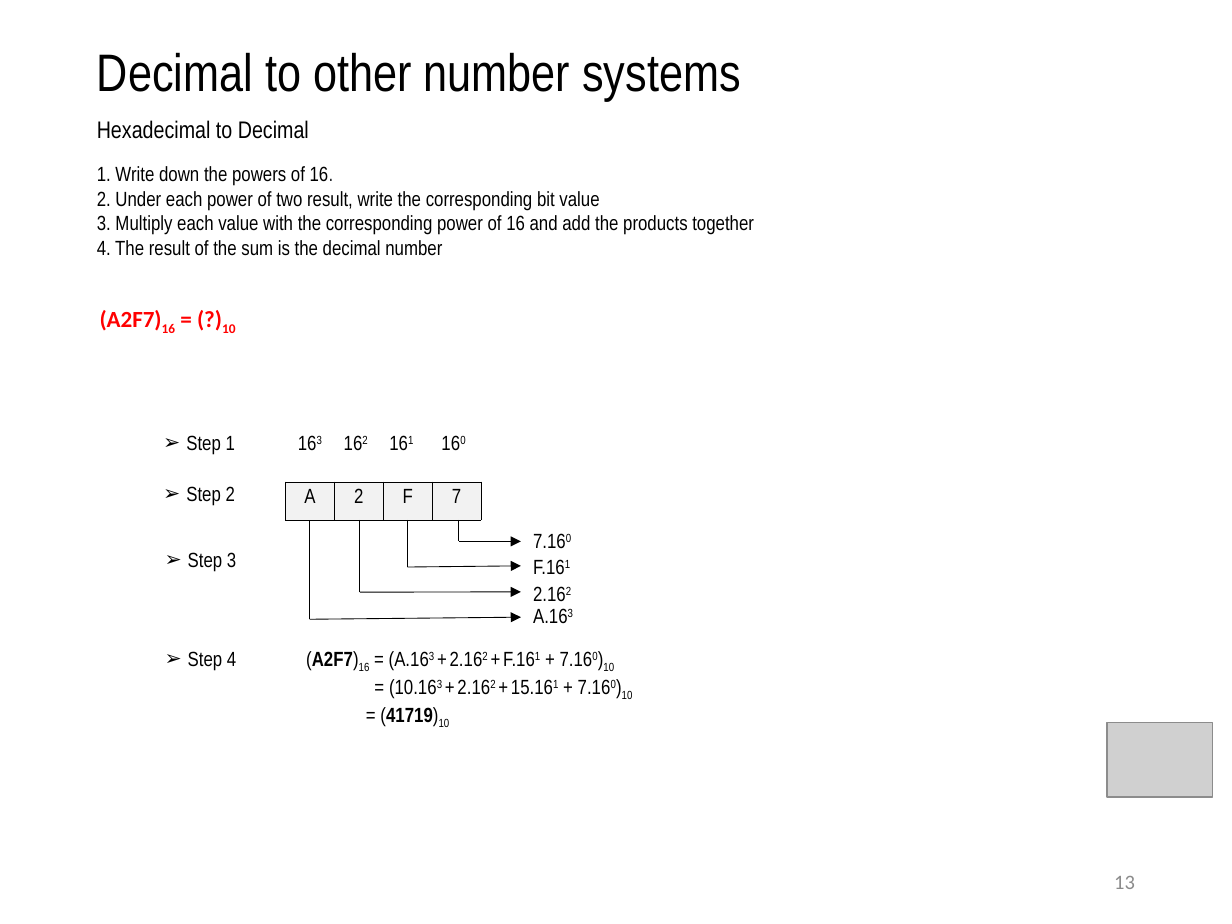
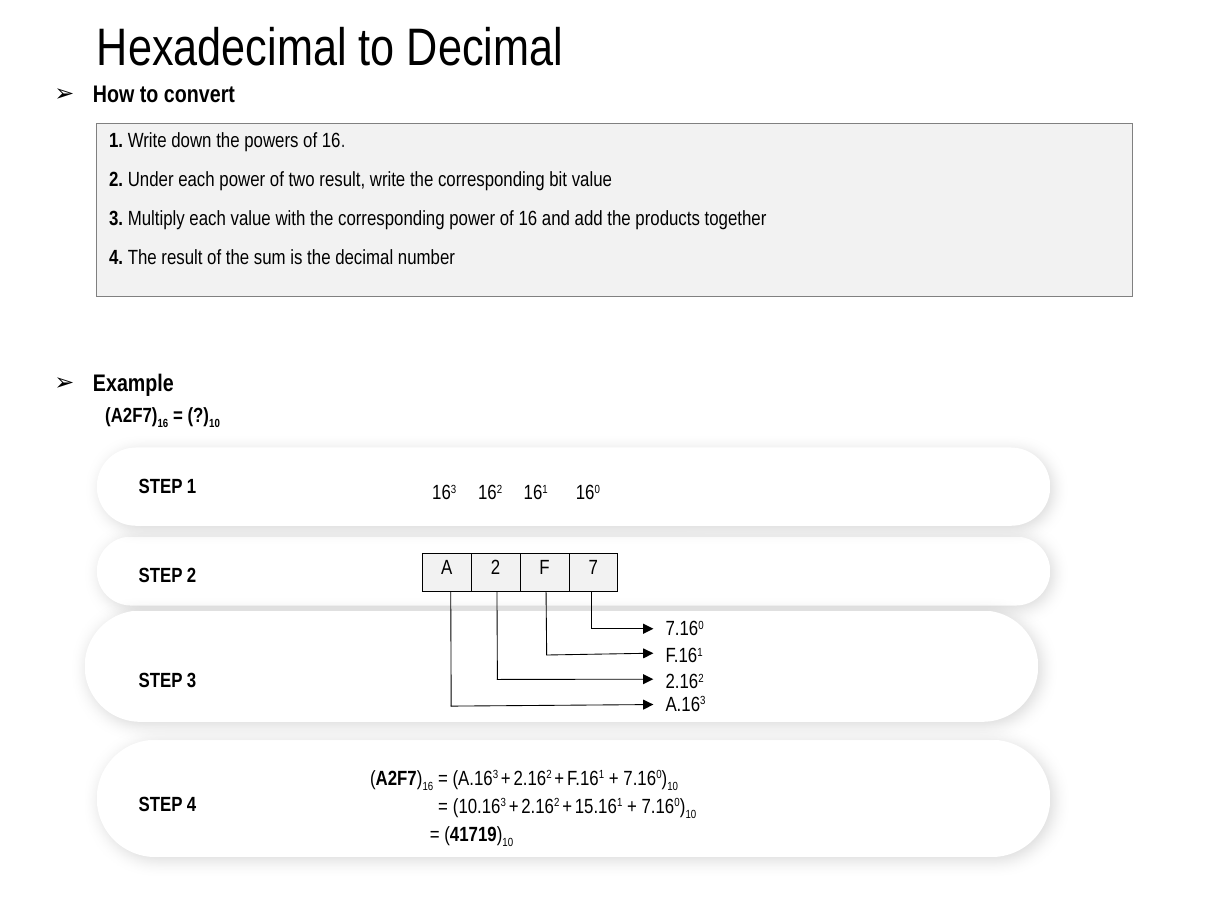
Before and after one commit to daoxuantruong/Demo, a slide deck: slide 13 of Numberic.pptx. Drawn at 1232x924 pixels with LibreOffice and Linux fonts; fonts in the diff are those of the drawing; grey boxes stand for pictures. Boxes give left, top, right and bottom in pixels: in the first picture for what was removed or moved away, otherwise in the second. Text is boxed around its words. In the diff, an @@ line names an element or a change of style, - is before the commit and + after.

```diff
--- a/Numberic.pptx
+++ b/Numberic.pptx
@@ text "Hexadecimal to Decimal": place and size @@
-text "Hexadecimal to Decimal" at bbox=[97, 120, 309, 139]
+text "Hexadecimal to Decimal" at bbox=[97, 26, 563, 66]
@@ text "Hexadecimal to Decimal" at bbox=[97, 26, 563, 66]: size 14 to 30.8 pt; line spacing 1 to 0.7; vertical alignment top to middle @@
@@ text removed at bbox=[97, 52, 741, 101] @@
-Decimal to other number systems
@@ text added at bbox=[93, 85, 235, 103], 14 pt, text #000000, bold @@
+➢ How to convert
@@ subtitle "Write down the powers of ...": place and size @@
-subtitle "Write down the powers of ..." at bbox=[115, 166, 754, 256]
+subtitle "Write down the powers of ..." at bbox=[97, 123, 1133, 297]
@@ subtitle "Write down the powers of ..." at bbox=[97, 123, 1133, 297]: line spacing 1 to 0.9; more space between paragraphs; fill none to #F2F2F2; outline none to #808080 0.75 pt @@
@@ text added at bbox=[93, 373, 174, 396], 14 pt, text #000000, bold @@
+➢ Example
@@ text "(A2F7)16 = (?)10": place and size @@
-text "(A2F7)16 = (?)10" at bbox=[100, 310, 235, 333]
+text "(A2F7)16 = (?)10" at bbox=[105, 407, 220, 427]
@@ text "(A2F7)16 = (?)10" at bbox=[105, 407, 220, 427]: size 13.5 to 12 pt, font Calibri to Arial Narrow, text colour #FF0000 to #000000; line spacing 1 to 0.9; vertical alignment top to middle @@
@@ rounded rectangle added at bbox=[97, 447, 1051, 526], fill #FFFFFF @@
@@ text at bbox=[139, 478, 196, 494]: text changed; bold on @@
-➢ Step 1
+STEP 1
@@ text "163 162 161 160": place and size @@
-text "163 162 161 160" at bbox=[286, 424, 490, 461]
+text "163 162 161 160" at bbox=[420, 473, 625, 510]
@@ rounded rectangle added at bbox=[97, 537, 1051, 606], fill #FFFFFF @@
@@ text at bbox=[139, 567, 196, 583]: text changed; bold on @@
-➢ Step 2
+STEP 2
@@ table: place and size @@
-table at bbox=[286, 482, 483, 520]
+table at bbox=[423, 554, 620, 593]
@@ line moved from (309, 521) - (309, 620) to (451, 591) - (451, 706) @@
@@ line moved from (360, 520) - (360, 591) to (496, 593) - (498, 680) @@
@@ line moved from (408, 520) - (408, 567) to (546, 593) - (547, 655) @@
@@ line moved from (458, 520) - (458, 541) to (591, 591) - (591, 628) @@
@@ rounded rectangle added at bbox=[85, 611, 1039, 722], fill #FFFFFF @@
@@ arrow moved from (458, 541) - (521, 541) to (591, 628) - (653, 628) @@
@@ arrow moved from (408, 567) - (521, 565) to (547, 655) - (653, 653) @@
@@ text at bbox=[139, 672, 196, 688]: text changed; bold on @@
-➢ Step 3
+STEP 3
@@ arrow moved from (360, 593) - (521, 591) to (496, 680) - (653, 679) @@
@@ 3 texts: place and size @@
-3 texts at bbox=[533, 533, 566, 602]
+3 texts at bbox=[666, 620, 699, 689]
@@ text "A.163": place and size @@
-text "A.163" at bbox=[533, 608, 568, 624]
+text "A.163" at bbox=[666, 696, 701, 712]
@@ arrow moved from (309, 620) - (521, 617) to (451, 706) - (653, 705) @@
@@ rounded rectangle added at bbox=[97, 740, 1051, 857], fill #FFFFFF @@
@@ picture removed at bbox=[1108, 723, 1212, 797] @@
@@ text "(A2F7)16 = (A.163 + 2.162 ...": place and size @@
-text "(A2F7)16 = (A.163 + 2.162 ..." at bbox=[306, 651, 633, 727]
+text "(A2F7)16 = (A.163 + 2.162 ..." at bbox=[370, 770, 697, 846]
@@ text at bbox=[139, 796, 196, 812]: text changed; bold on @@
-➢ Step 4
+STEP 4
@@ page number removed at bbox=[1114, 876, 1135, 889] @@
-13
```
Also in this commit, not shown: 5 other slides changed, 3 slides added, 5 slides removed.
